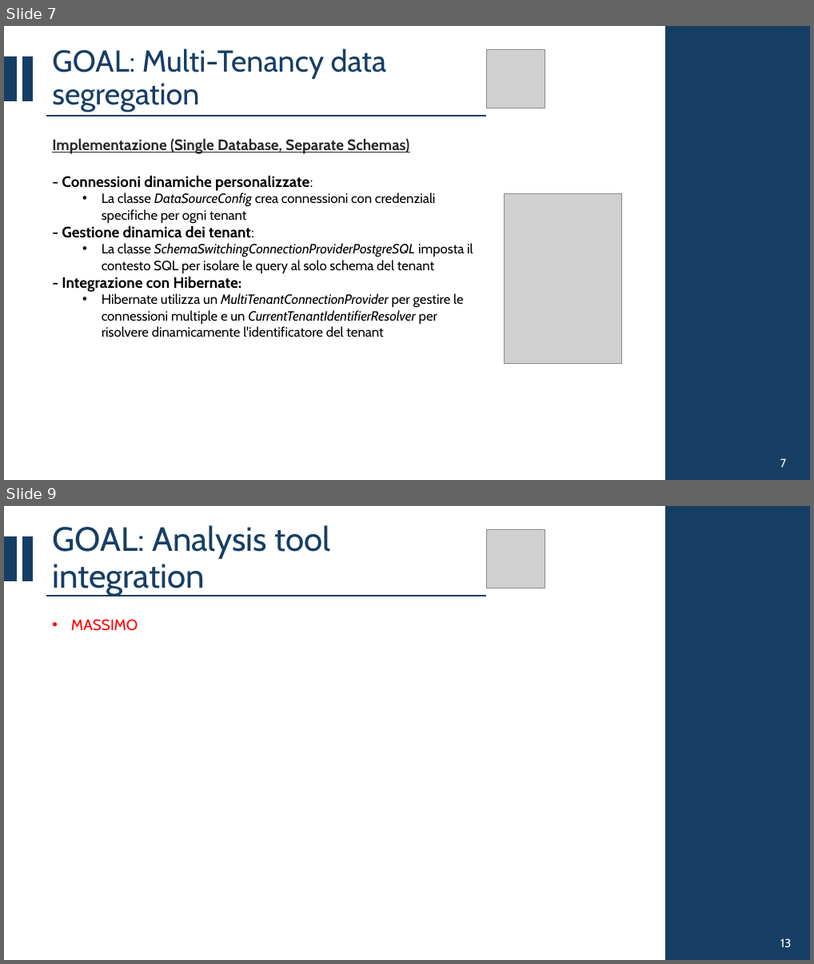
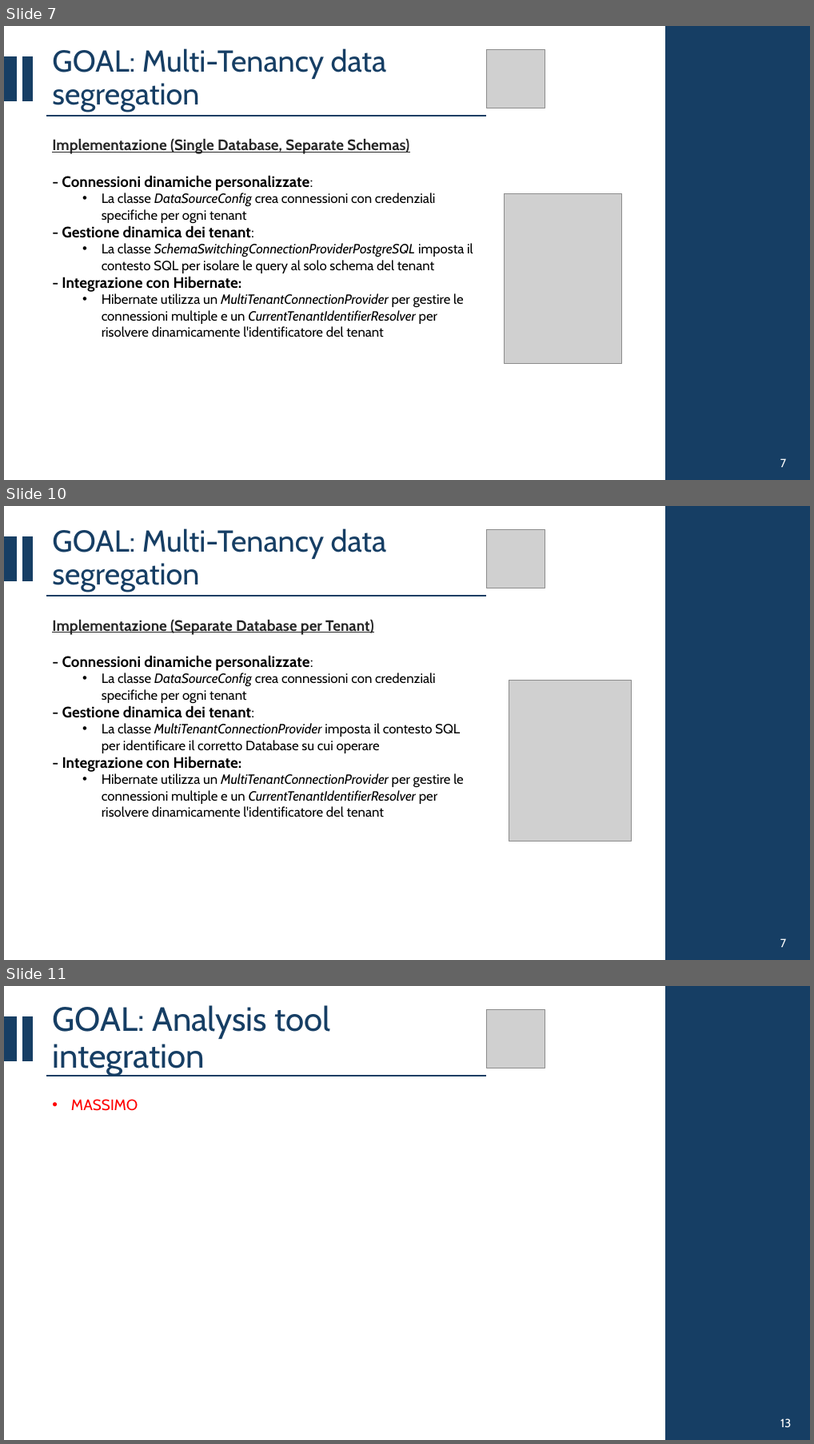
Before and after one commit to CSW-Teams/MS3-docs, a slide deck: ShiftsHappen/Sprint 3/CSW Sprint 3.pptx. Shown one above the other, each under a label of ours: slides 7 and 9 before the commit, slides 7, 10 and 11 after it; the slides between them are not shown. The pictures are 814x964 and 814x1444 pixels, drawn with LibreOffice and Linux fonts; fonts in the diff are those of the drawing; grey boxes stand for pictures. Boxes give left, top, right and bottom in pixels: in the first picture for what was removed or moved away, otherwise in the second. Text is boxed around its words. In the diff, an @@ line names an element or a change of style, - is before the commit and + after.

Commit message:
Uploaded my contributions to sprint 3 focusing on multitenancy data segregation with a Separate Database per Tenant approach

```diff
--- a/ShiftsHappen/Sprint 3/CSW Sprint 3.pptx
+++ b/ShiftsHappen/Sprint 3/CSW Sprint 3.pptx
@@ slide 10 added at (4,506,810,960), background #FFFFFF @@
@@ title added at (52,528,387,592), 36 pt, text #163E64 @@
+GOAL: Multi-Tenancy data segregation
@@ picture added at (486,529,546,588) @@
@@ rectangle added at (666,506,810,960), fill #163E64, outline #163E64 1.5 pt @@
@@ rectangle added at (4,537,17,580), fill #163E64, outline #163E64 1.5 pt @@
@@ rectangle added at (23,537,33,580), fill #163E64, outline #163E64 1.5 pt @@
@@ line added from (46, 596) to (486, 596), #163E64 1.5 pt @@
@@ text added at (52,620,463,817), 16 pt, text #000000 @@
+Implementazione (Separate Database per Tenant)
+- Connessioni dinamiche personalizzate:
+  • La classe DataSourceConfig crea connessioni con credenziali specifiche per ogni tenant
+- Gestione dinamica dei tenant:
+  • La classe MultiTenantConnectionProvider imposta il contesto SQL per identificare il corretto Database su cui operare
+- Integrazione con Hibernate:
+  • Hibernate utilizza un MultiTenantConnectionProvider per gestire le connessioni multiple e un CurrentTenantIdentifierResolver per risolvere dinamicamente l'identificatore del tenant
@@ picture added at (510,680,632,841) @@
@@ text added at (781,938,786,947), 14 pt, text #FFFFFF @@
+7
@@ what was slide 9 is now slide 11 @@
```
Also in this commit, not shown: 3 slides changed, 1 other slide added, 4 slides removed.
